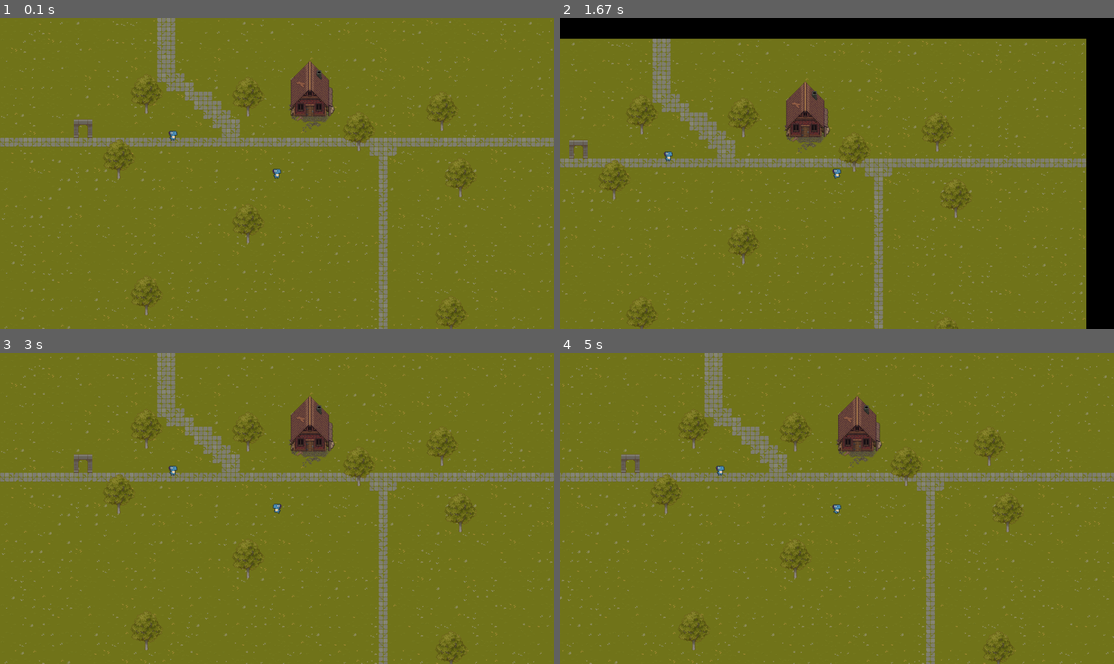
Above: before the commit, frames 1-4 (two rows, left to right).
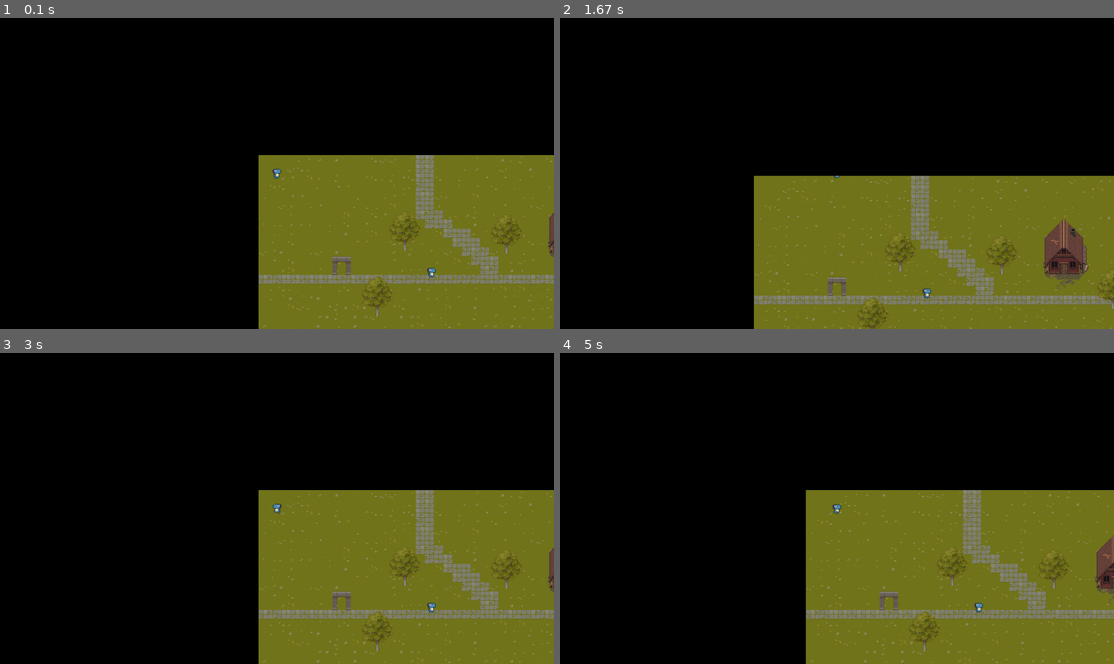
Above: after the commit, the same moments.

Repository: Daniel-343/Pygame_project
Game: pygame game, started from main.py
Same seed, same stepped clock (60 frames per second), same inputs: the game is played once before the commit and once after it.
Inputs:
- Up to frame 1 (0.1 s): no input
- Up to frame 2 (1.67 s): hold Right 0.33-0.8 s; hold Up 0.83-1.13 s; hold Right 1.17-1.63 s
- Up to frame 3 (3 s): hold Left 1.67-2.2 s; hold Down 2.23-2.53 s; hold Left 2.57-2.97 s
- Up to frame 4 (5 s): hold Up 3-3.37 s; hold Right 3.4-4.03 s; hold Down 4.07-4.43 s; hold Left 4.47-4.93 s; hold Right from 4.97 s (still down)

The runs differ from the first frame. In frame 1, 75% of the frame differs, in the area x 0-100%, y 0-100%; in frame 2, 68%; in frame 3, 75%; in frame 4, 74%.

Commit message:
fix game exit error

Diff:
--- a/game_data/RouteProvider.py
+++ b/game_data/RouteProvider.py
@@ -2,5 +2,6 @@
 
 
 def get_route_by_name(route_name, object_type):
+    print(route_name, object_type)
     with open("C:\\Users\\danth\\PycharmProjects\\Cookie_Factory\\game_data\\routes.json", 'r') as file:
         return json.load(file)["routeData"][object_type][route_name]
--- a/game_data/map_data/workshop_map.json
+++ b/game_data/map_data/workshop_map.json
@@ -0,0 +1,11 @@
+{
+  "map_layout": [
+    "gggggggggggggggggss",
+    "gggggggggggggggggss",
+    "gggggggggggggggggss",
+    "gggggggggggggggggss",
+    "gggggggggggggggggss",
+    "gggggggggggggggggss",
+    "gggggggggggggggggss"
+  ]
+}
--- a/game_data/routes.json
+++ b/game_data/routes.json
@@ -10,7 +10,8 @@
       "workshop_scene": "C:\\Users\\danth\\PycharmProjects\\Cookie_Factory\\game_data\\scene_data\\workshop_scene.json"
     },
     "map": {
-      "main_map": "C:\\Users\\danth\\PycharmProjects\\Cookie_Factory\\game_data\\map_data\\main_map.json"
+      "main_map": "C:\\Users\\danth\\PycharmProjects\\Cookie_Factory\\game_data\\map_data\\main_map.json",
+      "workshop_map": "C:\\Users\\danth\\PycharmProjects\\Cookie_Factory\\game_data\\map_data\\workshop_map.json"
     },
     "sprite": {
       "player": "C:\\Users\\danth\\PycharmProjects\\Cookie_Factory\\game_data\\object_data\\sprites\\player.json"
--- a/game_data/scene_data/workshop_scene.json
+++ b/game_data/scene_data/workshop_scene.json
@@ -1,25 +1,13 @@
 {
   "sceneData": {
-    "name": "main_scene",
-    "map_name": "main_map",
+    "name": "workshop_scene",
+    "map_name": "workshop_map",
     "objects": {
       "structures": [
       ],
       "sprites": [
-        {
-          "name": "player",
-          "initial_position_x": 576,
-          "initial_position_y": 384
-        }
       ],
       "teleport_blocks": [
-        {
-          "destination": "workshop_scene",
-          "initial_position_x": 1055,
-          "initial_position_y": 330,
-          "width": 50,
-          "height": 30
-        }
       ]
     }
   }
--- a/main.py
+++ b/main.py
@@ -10,11 +10,9 @@
         self.screen = pygame.display.set_mode((self.SCREEN_WIDTH, self.SCREEN_HEIGHT))
 
     def run(self):
-        main_scene = Scene("main_scene", self.SCREEN_WIDTH, self.SCREEN_HEIGHT, self.screen)
-        next_scene = main_scene
-        while next_scene.run:
-            next_scene = self.get_scene_by_name(next_scene.show_scene())
-        pygame.quit()
+        current_scene = Scene("main_scene", self.SCREEN_WIDTH, self.SCREEN_HEIGHT, self.screen)
+        while current_scene:
+            current_scene = self.get_scene_by_name(current_scene.show_scene())
 
     def get_scene_by_name(self, name):
         return Scene(name, self.SCREEN_WIDTH, self.SCREEN_HEIGHT, self.screen)
--- a/scenes/Scene.py
+++ b/scenes/Scene.py
@@ -1,4 +1,5 @@
 import json
+import sys
 
 import pygame
 
@@ -109,8 +110,7 @@
         map_height = len(self.map_layout) * 32
         zoom_scale = 1
 
-        player = Sprite("player", self.screen_width / 2 - 24,
-                        self.screen_height / 2 - 24)
+        player = Sprite("player", 40, 40)
 
         teleport_blocks = self.create_teleport_blocks()
 
@@ -154,6 +154,8 @@
             pygame.display.update()
 
             clock.tick(tick_rate)
+        pygame.quit()
+        sys.exit()
 
     def show_screen_surface(self, image_frame_surface, player, internal_surface,
                             internal_offset, internal_surface_size_vector, zoom_scale):
@@ -170,7 +172,6 @@
 
     def create_teleport_blocks(self):
         teleport_blocks = []
-        print(self.scene_data["objects"]["teleport_blocks"])
         for teleport in self.scene_data["objects"]["teleport_blocks"]:
             teleport_blocks.append(
                 TeleportBlock(teleport["destination"], teleport["initial_position_x"], teleport["initial_position_y"],
